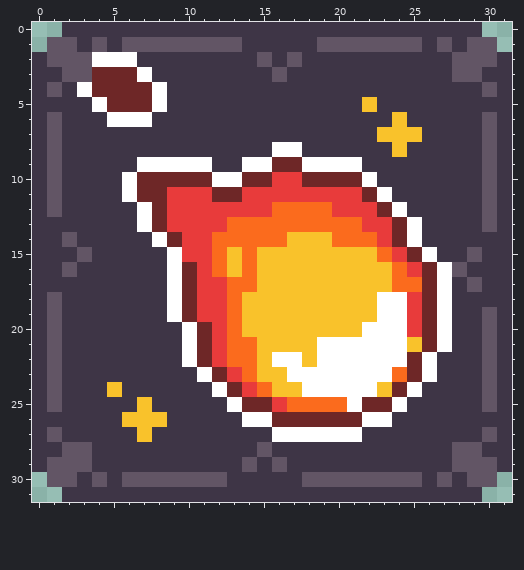
Pixel-art file, stored at png/spells/spell_tile_all_states.ase. That is the earlier state.
32x32 pixels, 1 frame. Colours within 5 levels of each other are drawn and written as one.
Now the later version:
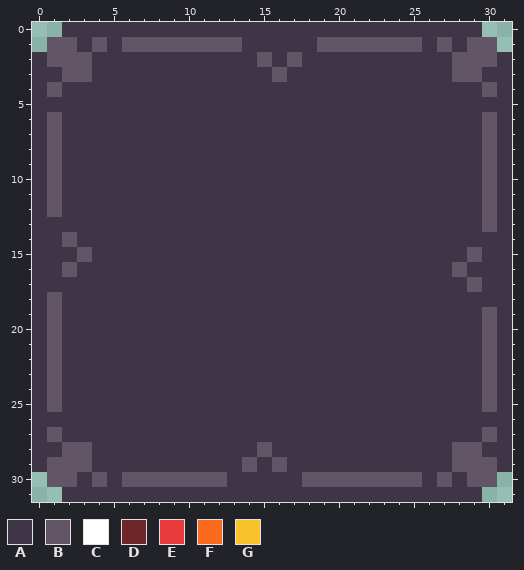
Palette (. is transparent): A #3e3546  B #625565  C #ffffff  D #6e2727  E #e83b3b  F #fb6b1d  G #f9c22b
What changed:
Layer "Icon":
y 2: x 4..6 CCC -> AAA
y 3: x 4..7 DDDC -> AAAA
y 4: x 3..8 CDDDDC -> AAAAAA
y 5: x 4..8 CDDDC -> AAAAA; x 22 G -> A
y 6: x 5..7 CCC -> AAA; x 24 G -> A
y 7: x 23..25 GGG -> AAA
y 8: x 16..17 CC -> AA; x 24 G -> A
y 9: x 7..11 CCCCC -> AAAAA; x 14..21 CCDDCCCC -> AAAAAAAA
y 10: x 6..22 CDDDDDCCDDEEDDDDC -> AAAAAAAAAAAAAAAAA
y 11: x 6..23 CDDEEEDDEEEEEEEEDC -> AAAAAAAAAAAAAAAAAA
y 12: x 7..24 CDEEEEEEEFFFFEEEDC -> AAAAAAAAAAAAAAAAAA
y 13: x 7..25 CDEEEEFFFFFFFFFEEDC -> AAAAAAAAAAAAAAAAAAA
y 14: x 8..25 CDEEFFFFFGGGFFFEDC -> AAAAAAAAAAAAAAAAAA
y 15: x 9..26 CEEFGFGGGGGGGGFEDC -> AAAAAAAAAAAAAAAAAA
y 16: x 9..27 CDEFGFGGGGGGGGGFEDC -> AAAAAAAAAAAAAAAAAAA
y 17: x 9..27 CDEEFFGGGGGGGGGFFDC -> AAAAAAAAAAAAAAAAAAA
y 18..19: x 9..27 CDEEFGGGGGGGGGCCEDC -> AAAAAAAAAAAAAAAAAAA
y 20: x 10..27 CDEFGGGGGGGGCCCEDC -> AAAAAAAAAAAAAAAAAA
y 21: x 10..27 CDEFFGGGGCCCCCCGDC -> AAAAAAAAAAAAAAAAAA
y 22: x 10..26 CDEFFGCCGCCCCCCDC -> AAAAAAAAAAAAAAAAA
y 23: x 11..26 CDEFGGCCCCCCCFDC -> AAAAAAAAAAAAAAAA
y 24: x 5 G -> A; x 12..25 CDEFGGCCCCCGDC -> AAAAAAAAAAAAAA
y 25: x 7 G -> A; x 13..24 CDDEFFFFCDDC -> AAAAAAAAAAAA
y 26: x 6..8 GGG -> AAA; x 14..23 CCDDDDDDCC -> AAAAAAAAAA
y 27: x 7 G -> A; x 16..21 CCCCCC -> AAAAAA
